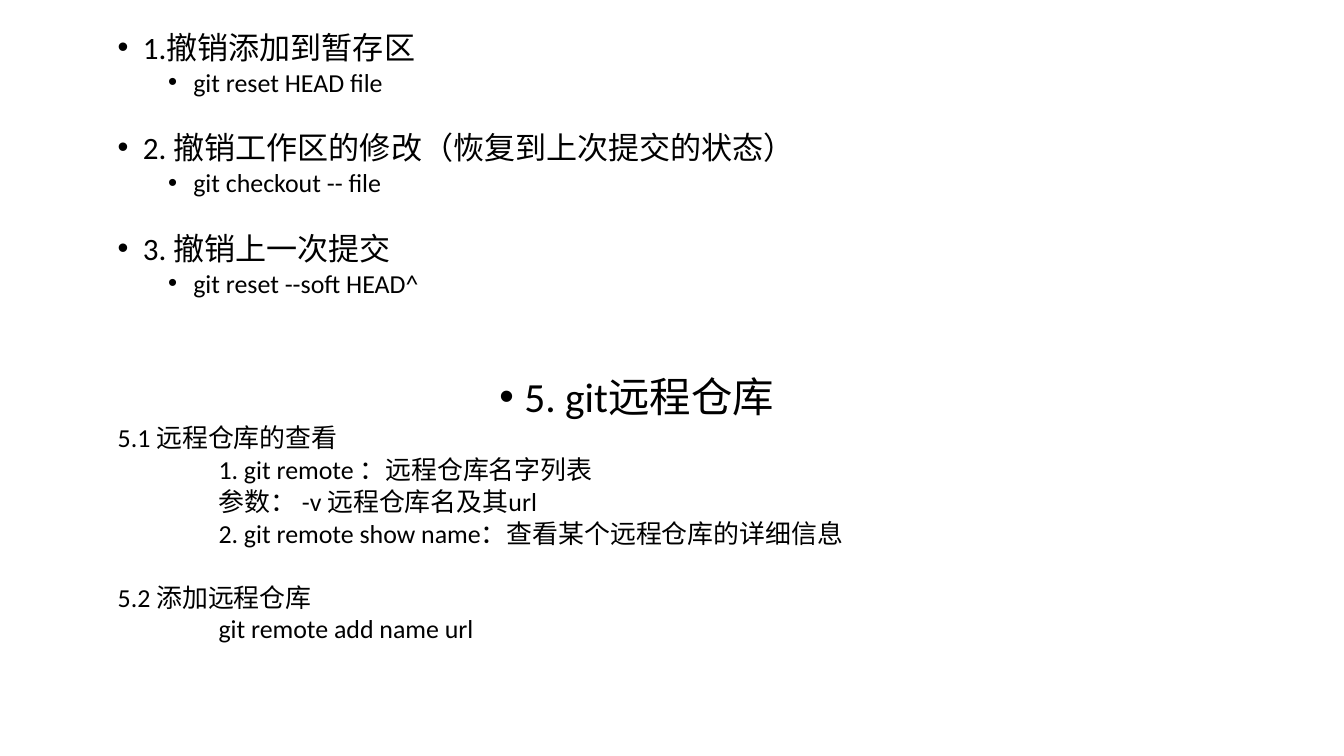
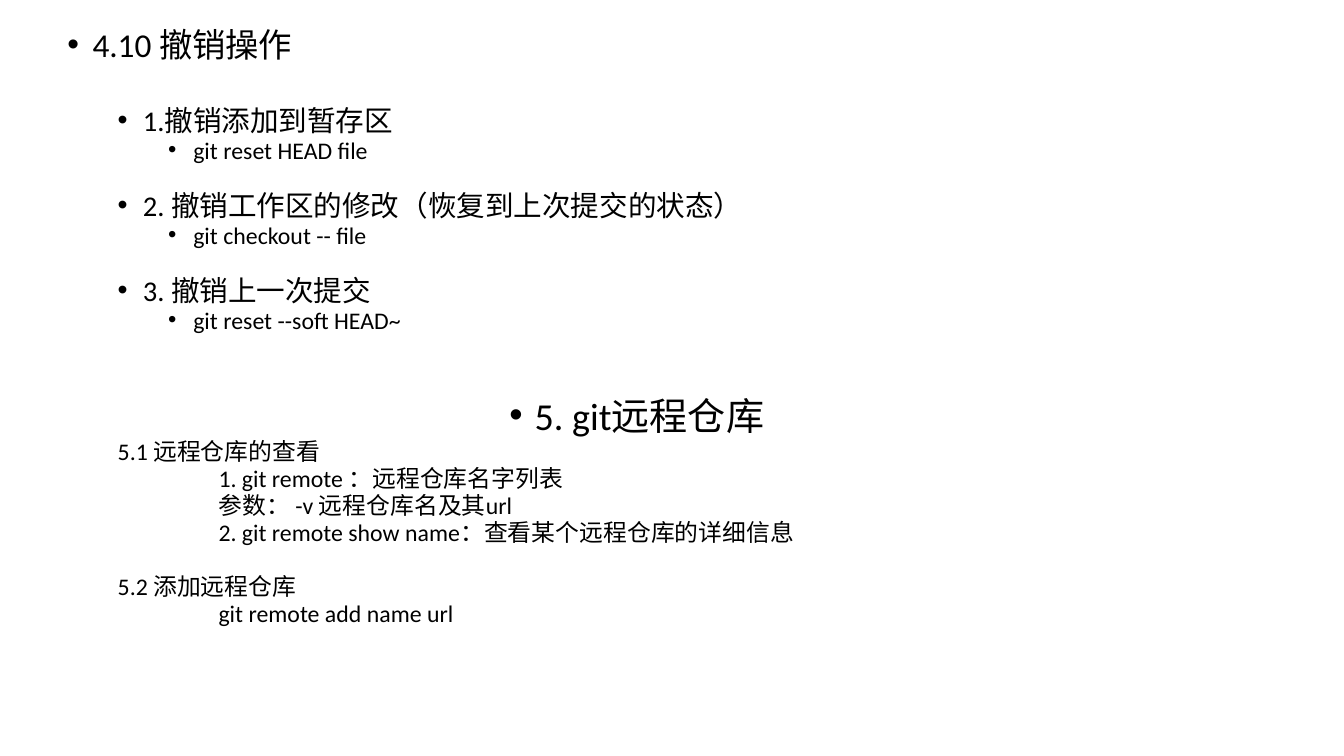
Before and after one commit to liupengpeng2016/share, a slide deck: slide 11 of git使用详解/git.pptx. Drawn at 1344x756 pixels with LibreOffice and Linux fonts; fonts in the diff are those of the drawing. Boxes give left, top, right and bottom in pixels: in the first picture for what was removed or moved away, otherwise in the second. Text is boxed around its words. In the diff, an @@ line names an element or a change of style, - is before the commit and + after.

```diff
--- a/git使用详解/git.pptx
+++ b/git使用详解/git.pptx
@@ text at <box>93,29,292,60</box>: paragraph added @@
+• 4.10 撤销操作
@@ text at <box>118,108,794,626</box>: size 22.2 to 20.4 pt in "1.撤销添加到暂存区", "2. 撤销工作区的修改（恢复到上次提交的状态）", "3. 撤销上一次提交"; size 18.5 to 17 pt in "git reset HEAD file", "git checkout -- file", "5.1 远程仓库的查看", "1. git remote ：远程仓库名字列表" and 4 more places; size 29.6 to 27.2 pt in "5. git远程仓库"; line spacing 0.8 to 0.7 @@
@@ text at <box>193,312,401,333</box>: text changed; size 18.5 to 17 pt @@
-    • git reset --soft HEAD^
+    • git reset --soft HEAD~
```
Also in this commit, not shown: 4 other slides changed.
